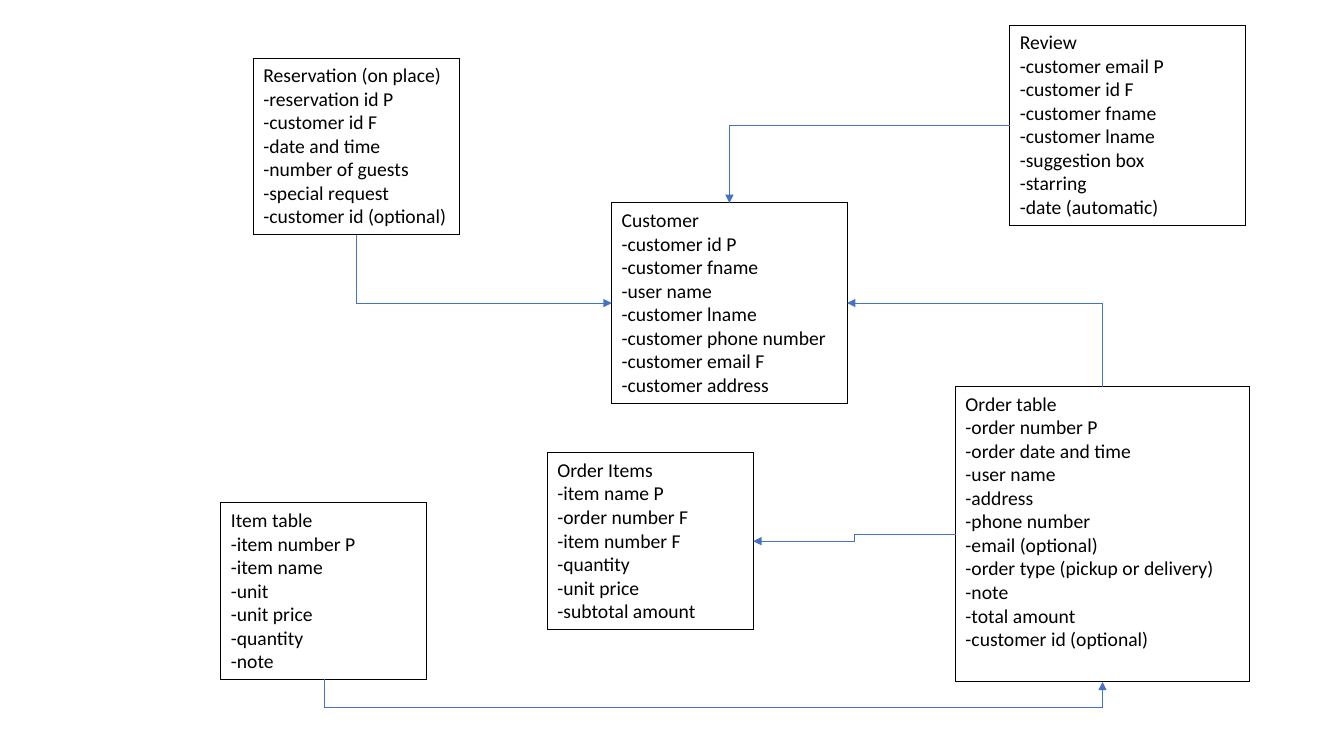
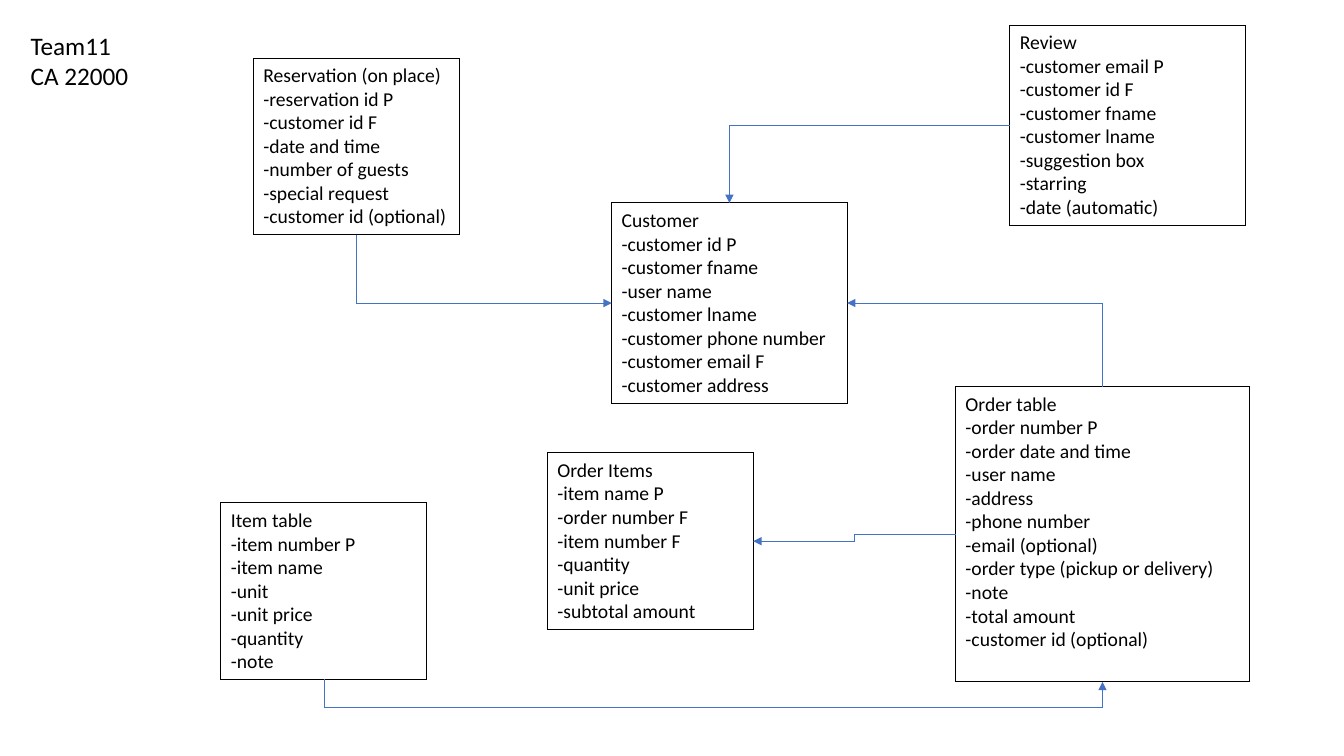
Before and after one commit to luonghuyquang/team11webprog, a slide deck: slide 1 of Database.design.pptx. Drawn at 1344x756 pixels with LibreOffice and Linux fonts; fonts in the diff are those of the drawing. Boxes give left, top, right and bottom in pixels: in the first picture for what was removed or moved away, otherwise in the second. Text is boxed around its words. In the diff, an @@ line names an element or a change of style, - is before the commit and + after.

```diff
--- a/Database.design.pptx
+++ b/Database.design.pptx
@@ text added at box(31, 38, 128, 85), 18 pt, text #000000 @@
+Team11
+CA 22000
```
Also in this commit, not shown: 1 other file.
